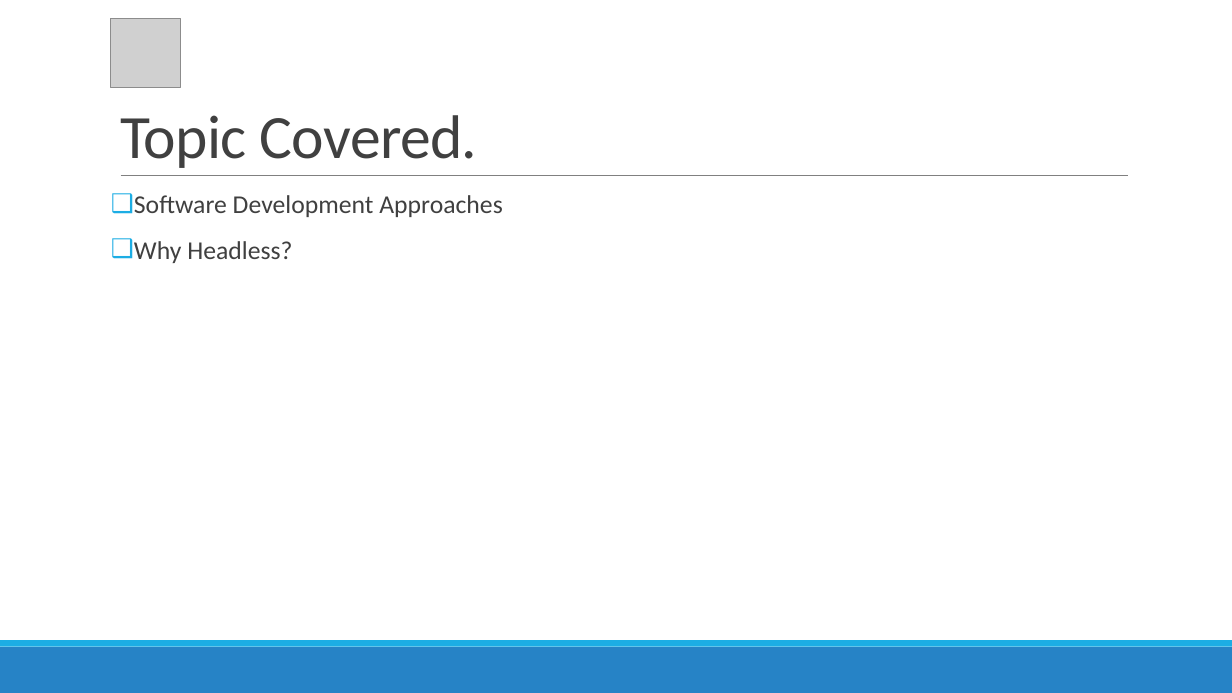
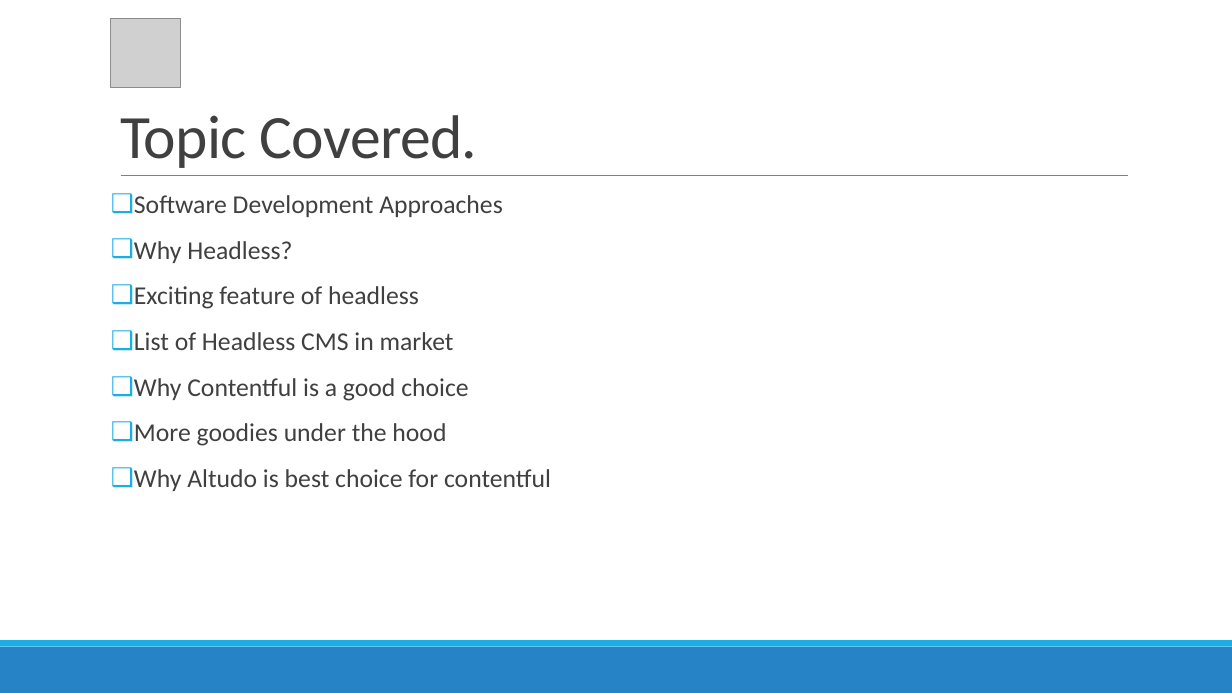
Before and after one commit to r4yadav/contentful-altudo, a slide deck: slide 2 of Contentful-queries.pptx. Drawn at 1232x693 pixels with LibreOffice and Linux fonts; fonts in the diff are those of the drawing; grey boxes stand for pictures. Boxes give left, top, right and bottom in pixels: in the first picture for what was removed or moved away, otherwise in the second. Text is boxed around its words. In the diff, an @@ line names an element or a change of style, - is before the commit and + after.

```diff
--- a/Contentful-queries.pptx
+++ b/Contentful-queries.pptx
@@ text at (134, 286, 551, 491): paragraphs added @@
+❑ Exciting feature of headless
+❑ List of Headless CMS in market
+❑ Why Contentful is a good choice
+❑ More goodies under the hood
+❑ Why Altudo is best choice for contentful
```
Also in this commit, not shown: 3 other slides changed, 10 slides added, 5 other files.
